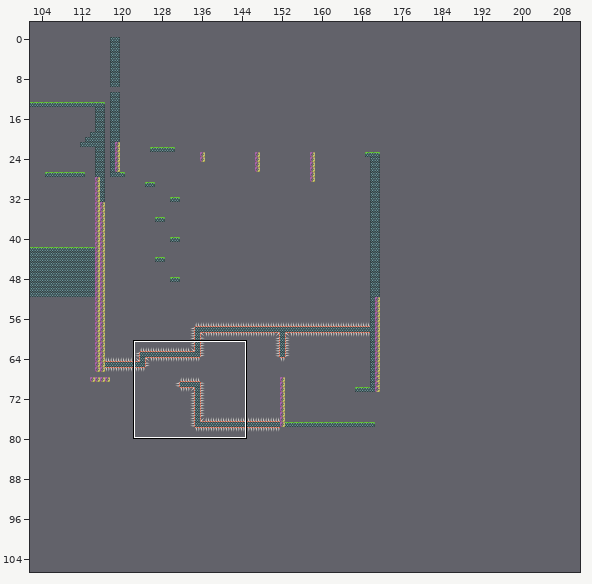
An edit to a level. Tiled map, _React/astoria-legend-react/public/data/map/area05.tmx. The first picture is a wide view before the edit; the outline marks the close-up.
Close-up. The starting point:
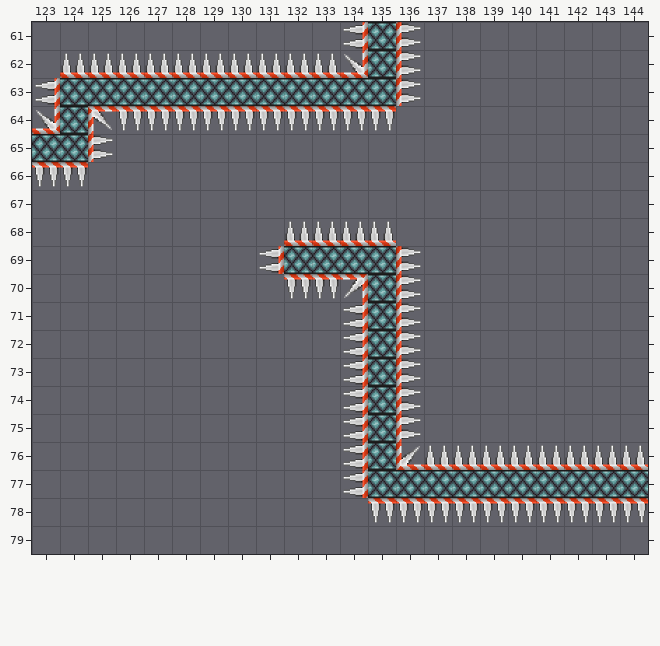
Cells are 60x60 px. Shown: x 123..144, y 61..79. The commit also changed other parts of the map, which this record leaves out.
The same view after the edit:
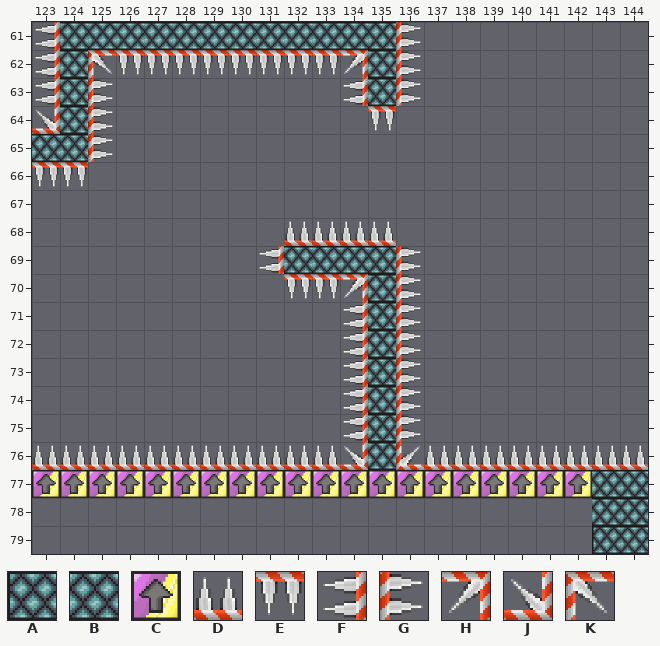
Key: from "main_tileset": A 4, B 5, C 27, D 41, E 41 turned 180, F 41 turned 270, G 41 turned 90, H 42 turned 180, J 42 turned 270, K 42 turned 90.
_ is an empty cell.
Tiles replaced or removed in this view: B, D, E, F, J, K.
Edits made:
Changed rows in their new state; . is an unchanged cell.
Layer "foreground":
first column x 123:
61 FBBBBBBBBBBB
62 FBKEEEEEEEEH
63 ..G________F
64 ..G_________
first column x 123:
76 DDDDDDDDDDDJ..........
77 CCCCCCCCCCCCCCCCCCCC..
78 ............________BB
79 ....................AB
Where, in picture pixels (left, top, right, bottom), the same in both close-ups:
changed: (35, 22, 368, 131)
changed: (32, 445, 648, 554)
